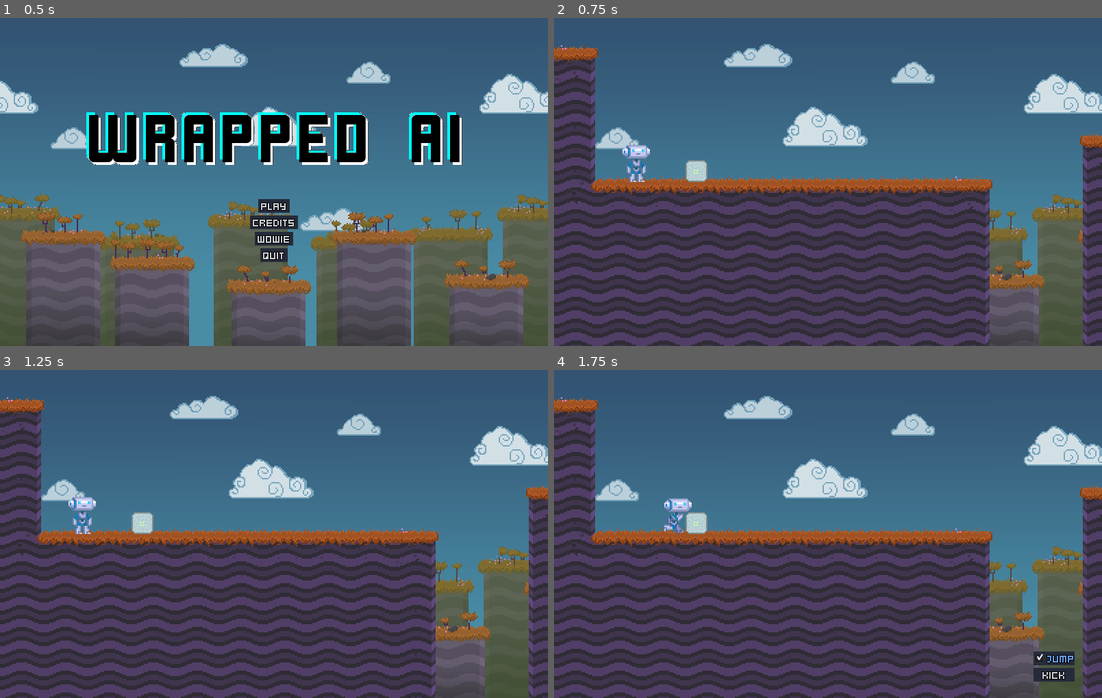
Above: before the commit, frames 1-4 (two rows, left to right).
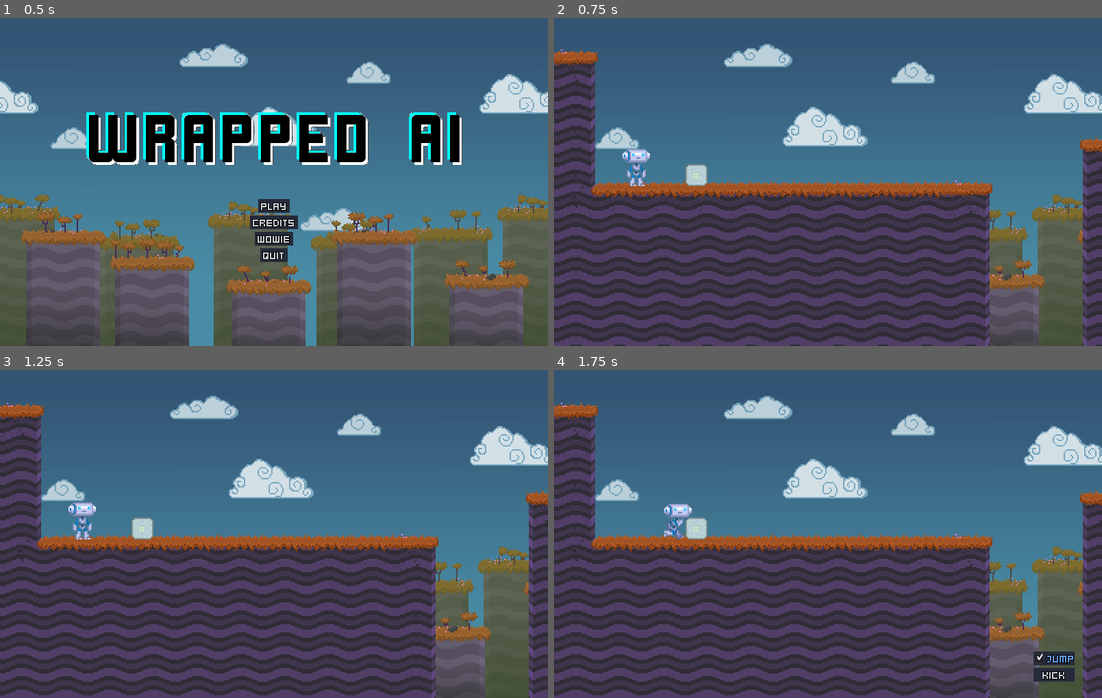
Above: after the commit, the same moments.

Repository: HexagonNico/Project-Wowie4
Game: Godot game, scene res://assets/main.tscn
Same seed, same stepped clock (60 frames per second), same inputs: the game is played once before the commit and once after it. The engine's default icon, where the game draws it, is replaced by a stand-in: a white triangle on a blue panel in a dark square.
Inputs (mouse positions are in pixels of both pictures, inside the frame that each line leads up to):
- Up to frame 1 (0.5 s): no input
- Up to frame 2 (0.75 s): click "Play" at 0.5 s
- Up to frame 3 (1.25 s): no input
- Up to frame 4 (1.75 s): tap Enter at 1.25 s; move the mouse to (948, 517) at 1.27 s; click (948, 517) at 1.42 s

Frame 1 is identical in both runs. In frame 2, 20% of the frame differs, in the area x 0-100%, y 8-100%; in frame 3, 25%; in frame 4, 25%.

Commit message:
Better camera movement

Diff:
--- a/assets/levels/level.gd
+++ b/assets/levels/level.gd
@@ -3,7 +3,21 @@
 
 export var next_level: PackedScene
 
+onready var robot = $Robot
+onready var bubble_wrap_ball = $BubbleWrapBall
+onready var camera = $Camera
 onready var animation_player = $AnimationPlayer
+
+
+func _process(_delta: float):
+	var robot_valid = is_instance_valid(robot)
+	var bubble_wrap_ball_valid = is_instance_valid(bubble_wrap_ball)
+	if robot_valid and bubble_wrap_ball_valid:
+		camera.global_position = (robot.global_position + bubble_wrap_ball.global_position) / 2
+	elif robot_valid:
+		camera.global_position = robot.global_position
+	elif bubble_wrap_ball_valid:
+		camera.global_position = bubble_wrap_ball.global_position
 
 
 func reset_level():
--- a/assets/levels/level.tscn
+++ b/assets/levels/level.tscn
@@ -68,9 +68,6 @@
 
 [node name="Robot" parent="." instance=ExtResource( 2 )]
 
-[node name="RemoteTransform" type="RemoteTransform2D" parent="Robot"]
-remote_path = NodePath("../../Camera")
-
 [node name="BubbleWrapBall" parent="." instance=ExtResource( 3 )]
 position = Vector2( 24, -8 )
 
